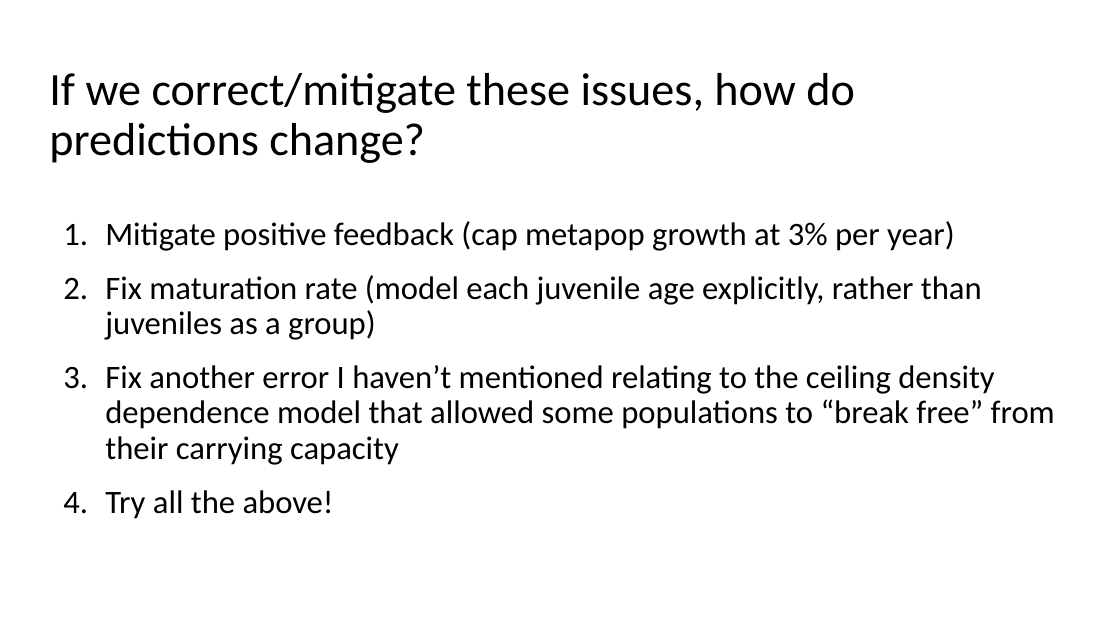
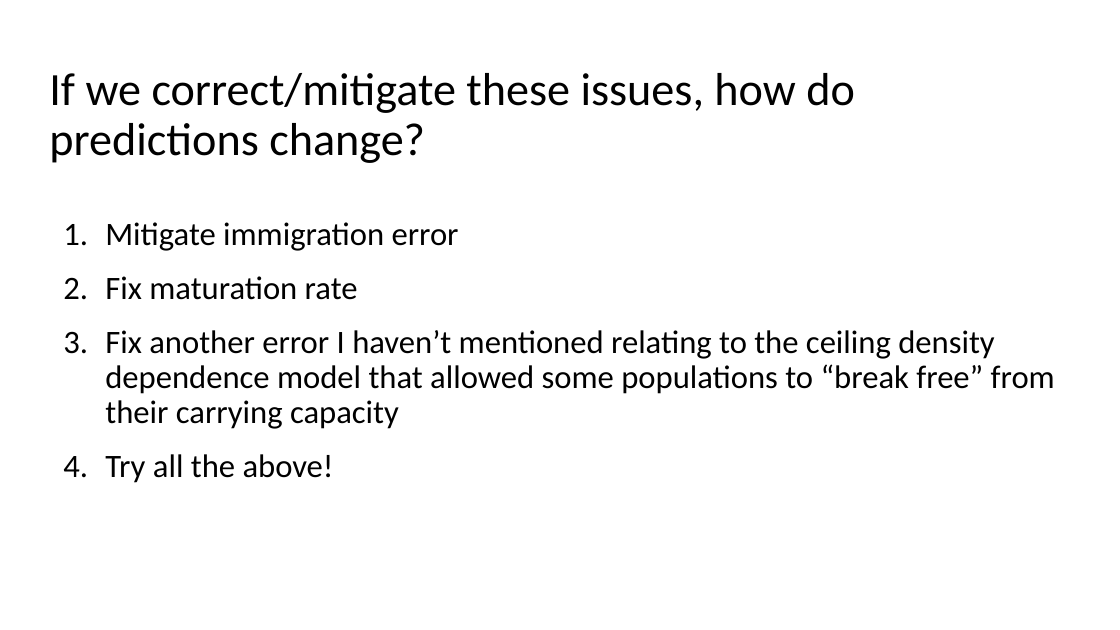
Before and after one commit to kevintshoemaker/NRES-470, a slide deck: slide 25 of GT1.pptx. Drawn at 1120x630 pixels with LibreOffice and Linux fonts; fonts in the diff are those of the drawing. Boxes give left, top, right and bottom in pixels: in the first picture for what was removed or moved away, otherwise in the second. Text is boxed around its words. In the diff, an @@ line names an element or a change of style, - is before the commit and + after.

```diff
--- a/GT1.pptx
+++ b/GT1.pptx
@@ text at (x1=105, y1=222, x2=459, y2=300): text changed @@
-1. Mitigate positive feedback (cap metapop growth at 3% per year)
-2. Fix maturation rate (model each juvenile age explicitly, rather than juveniles as a group)
+1. Mitigate immigration error
+2. Fix maturation rate
```
Also in this commit, not shown: 10 other slides changed, 5 other files.
